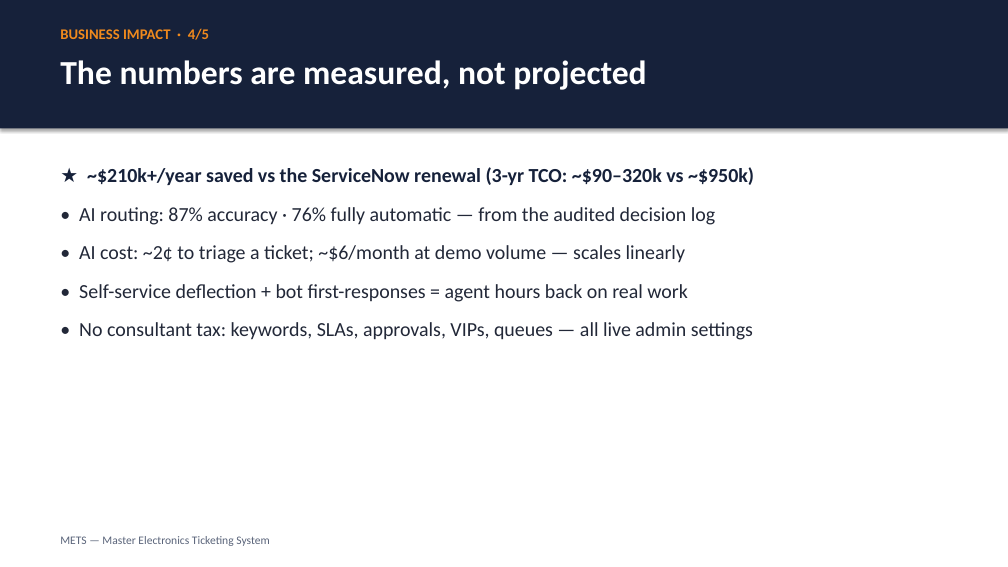
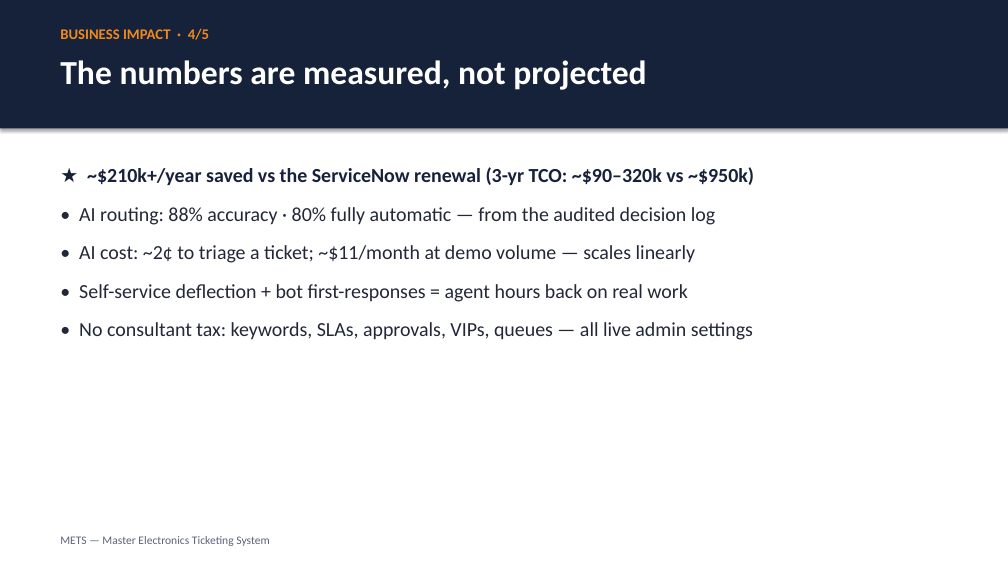
Before and after one commit to justin-rh/mets, a slide deck: slide 4 of docs/DECK.pptx. Drawn at 1008x567 pixels with LibreOffice and Linux fonts; fonts in the diff are those of the drawing. Boxes give left, top, right and bottom in pixels: in the first picture for what was removed or moved away, otherwise in the second. Text is boxed around its words. In the diff, an @@ line names an element or a change of style, - is before the commit and + after.

```diff
--- a/docs/DECK.pptx
+++ b/docs/DECK.pptx
@@ text at (79,207,715,263): text changed @@
-• AI routing: 87% accuracy · 76% fully automatic — from the audited decision log
-• AI cost: ~2¢ to triage a ticket; ~$6/month at demo volume — scales linearly
+• AI routing: 88% accuracy · 80% fully automatic — from the audited decision log
+• AI cost: ~2¢ to triage a ticket; ~$11/month at demo volume — scales linearly
```
Also in this commit, not shown: 3 other slides changed, 1 other file.
